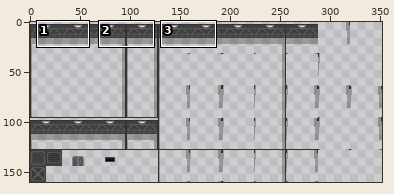
Two states of a sprite sheet, assets/tiles/tiles.png. The first picture is a wide view before the edit; the outline marks the close-up.
Close-up. Earlier state:
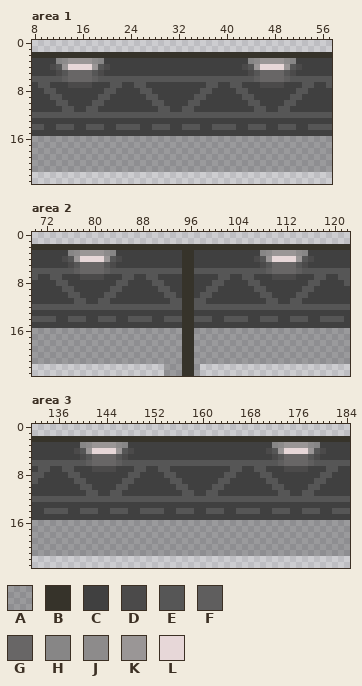
The file is 352x160 pixels. Colours within 5 levels of each other are drawn and written as one. Shown: area 1: x 8..57, y 0..23; area 2: x 70..122, y 0..23; area 3: x 132..184, y 0..23. The commit also changed other parts of the picture, which this record leaves out.
Palette (. is transparent): A #00000040  B #36332a  C #404040  D #4b4a4a  E #565656  F #5f5e5e  G #686666  H #878686  J #8d8b8b  K #9a9696  L #e7d7d8
Now the later version:
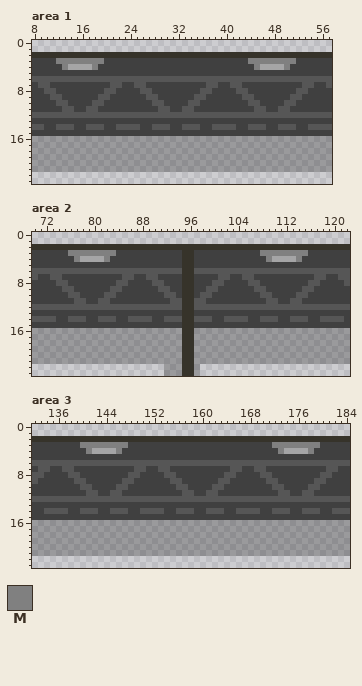
Colours new in this view: M #808080
From old to new:
@@ palette @@
-L #e7d7d8
+L #a5a5a6
--- area 1
@@ x 8..57 @@
  2 BBBBBBBBBBBBBBBBBBBBBBBBBBBBBBBBBBBBBBBBBBBBBBBBBB
- 3 CCCCHJKKKKJHCCCCCCCCCCCCCCCCCCCCCCCCHJKKKKJHCCCCCC
- 4 CCCDEKLLLLKEDCCCCCCCCCCCCCCCCCCCCCCDEKLLLLKEDCCCCC
- 5 CCCCDEGGGGEDCCCCCCCCCCCCCCCCCCCCCCCCDEGGGGEDCCCCCC
- 6 EEEEEFGGGGFEEEEEEEEEEEEEEEEEEEEEEEEEEFGGGGFEEEEEEE
- 7 CEECCCDDDDCCCEECCEECCCCCCCCCCEECCEECCCDDDDCCCEECCE
+ 3 CCCCMMMMMMMMCCCCCCCCCCCCCCCCCCCCCCCCMMMMMMMMCCCCCC
+ 4 CCCCCMLLLLMCCCCCCCCCCCCCCCCCCCCCCCCCCMLLLLMCCCCCCC
+ 5 CCCCCCCCCCCCCCCCCCCCCCCCCCCCCCCCCCCCCCCCCCCCCCCCCC
+ 6 EEEEEEEEEEEEEEEEEEEEEEEEEEEEEEEEEEEEEEEEEEEEEEEEEE
+ 7 CEECCCCCCCCCCEECCEECCCCCCCCCCEECCEECCCCCCCCCCEECCE
  8 CCEECCCCCCCCEECCCCEECCCCCCCCEECCCCEECCCCCCCCEECCCC
--- area 2
@@ x 70..122 @@
  2 BBBBBBBBBBBBBBBBBBBBBBBBBBBBBBBBBBBBBBBBBBBBBBBBBBBBB
- 3 CCCCCCHJKKKKJHCCCCCCCCCCCBBCCCCCCCCCCCHJKKKKJHCCCCCCC
- 4 CCCCCDEKLLLLKEDCCCCCCCCCCBBCCCCCCCCCCDEKLLLLKEDCCCCCC
- 5 CCCCCCDEGGGGEDCCCCCCCCCCCBBCCCCCCCCCCCDEGGGGEDCCCCCCC
- 6 EEEEEEEFGGGGFEEEEEEEEEEEEBBEEEEEEEEEEEEFGGGGFEEEEEEEE
- 7 ECCEECCCDDDDCCCEECCEECCCCBBCCCCEECCEECCCDDDDCCCEECCEE
+ 3 CCCCCCMMMMMMMMCCCCCCCCCCCBBCCCCCCCCCCCMMMMMMMMCCCCCCC
+ 4 CCCCCCCMLLLLMCCCCCCCCCCCCBBCCCCCCCCCCCCMLLLLMCCCCCCCC
+ 5 CCCCCCCCCCCCCCCCCCCCCCCCCBBCCCCCCCCCCCCCCCCCCCCCCCCCC
+ 6 EEEEEEEEEEEEEEEEEEEEEEEEEBBEEEEEEEEEEEEEEEEEEEEEEEEEE
+ 7 ECCEECCCCCCCCCCEECCEECCCCBBCCCCEECCEECCCCCCCCCCEECCEE
  8 CCCCEECCCCCCCCEECCCCEECCCBBCCCEECCCCEECCCCCCCCEECCCCE
--- area 3
@@ x 132..184 @@
  2 BBBBBBBBBBBBBBBBBBBBBBBBBBBBBBBBBBBBBBBBBBBBBBBBBBBBB
- 3 CCCCCCCCHJKKKKJHCCCCCCCCCCCCCCCCCCCCCCCCHJKKKKJHCCCCC
- 4 CCCCCCCDEKLLLLKEDCCCCCCCCCCCCCCCCCCCCCCDEKLLLLKEDCCCC
- 5 CCCCCCCCDEGGGGEDCCCCCCCCCCCCCCCCCCCCCCCCDEGGGGEDCCCCC
- 6 EEEEEEEEEFGGGGFEEEEEEEEEEEEEEEEEEEEEEEEEEFGGGGFEEEEEE
- 7 CEECCEECCCDDDDCCCEECCEECCCCCCCCCCEECCEECCCDDDDCCCEECC
+ 3 CCCCCCCCMMMMMMMMCCCCCCCCCCCCCCCCCCCCCCCCMMMMMMMMCCCCC
+ 4 CCCCCCCCCMLLLLMCCCCCCCCCCCCCCCCCCCCCCCCCCMLLLLMCCCCCC
+ 5 CCCCCCCCCCCCCCCCCCCCCCCCCCCCCCCCCCCCCCCCCCCCCCCCCCCCC
+ 6 EEEEEEEEEEEEEEEEEEEEEEEEEEEEEEEEEEEEEEEEEEEEEEEEEEEEE
+ 7 CEECCEECCCCCCCCCCEECCEECCCCCCCCCCEECCEECCCCCCCCCCEECC
  8 EECCCCEECCCCCCCCEECCCCEECCCCCCCCEECCCCEECCCCCCCCEECCC
Pixel boxes of the changes (left, top, right, bottom) in both close-ups:
changed: (50, 58, 110, 88)
changed: (242, 58, 302, 88)
changed: (62, 250, 122, 280)
changed: (254, 250, 314, 280)
changed: (74, 442, 134, 472)
changed: (266, 442, 326, 472)
